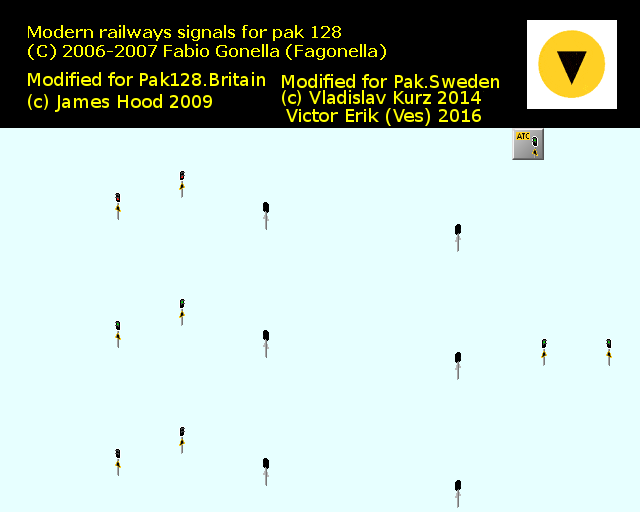
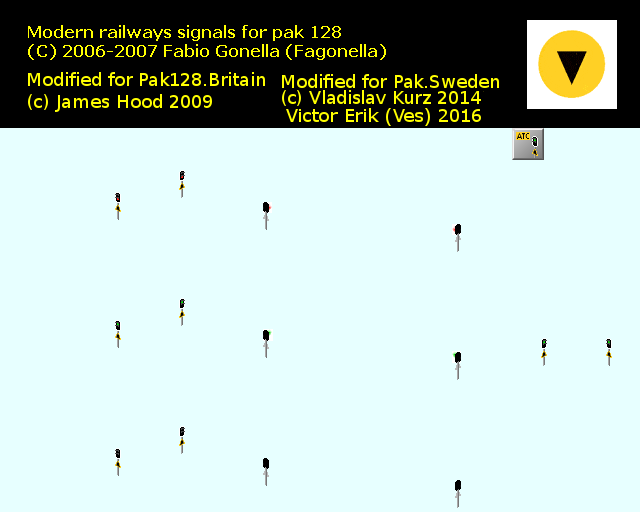
Two versions of the same layered image (640x512). Layer-by-layer changes:
added layer "Flare" above "signals_1.png" over bbox(267, 204, 457, 358)
painted on "Bakgrund'" over bbox(263, 202, 461, 363)
